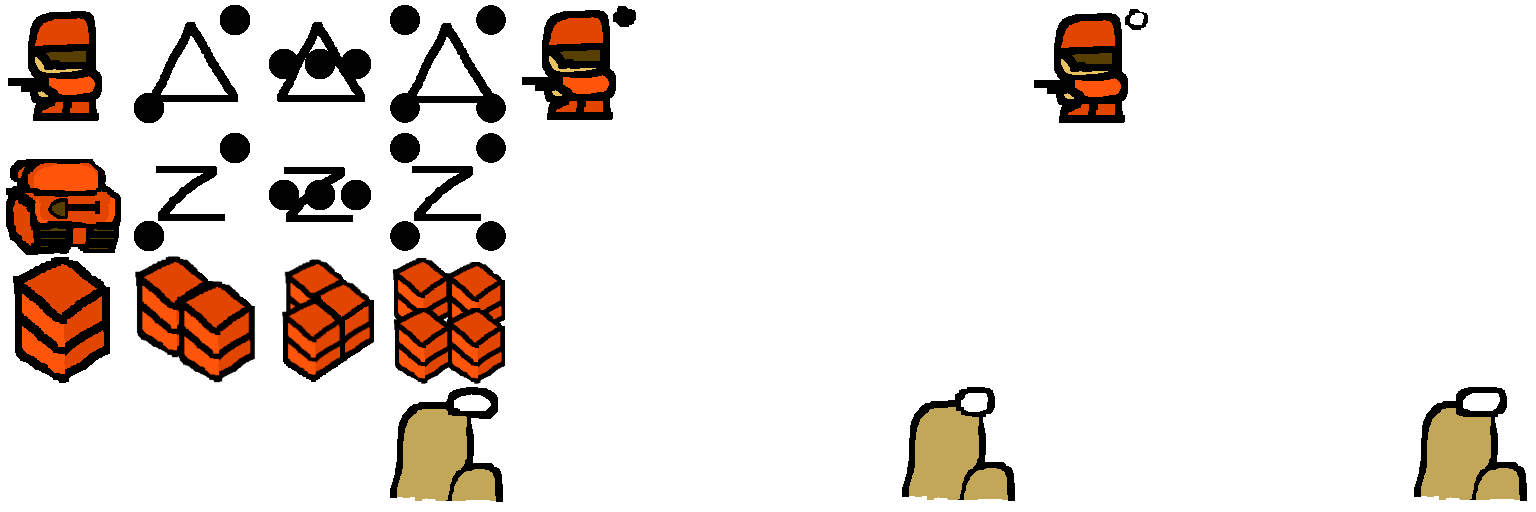
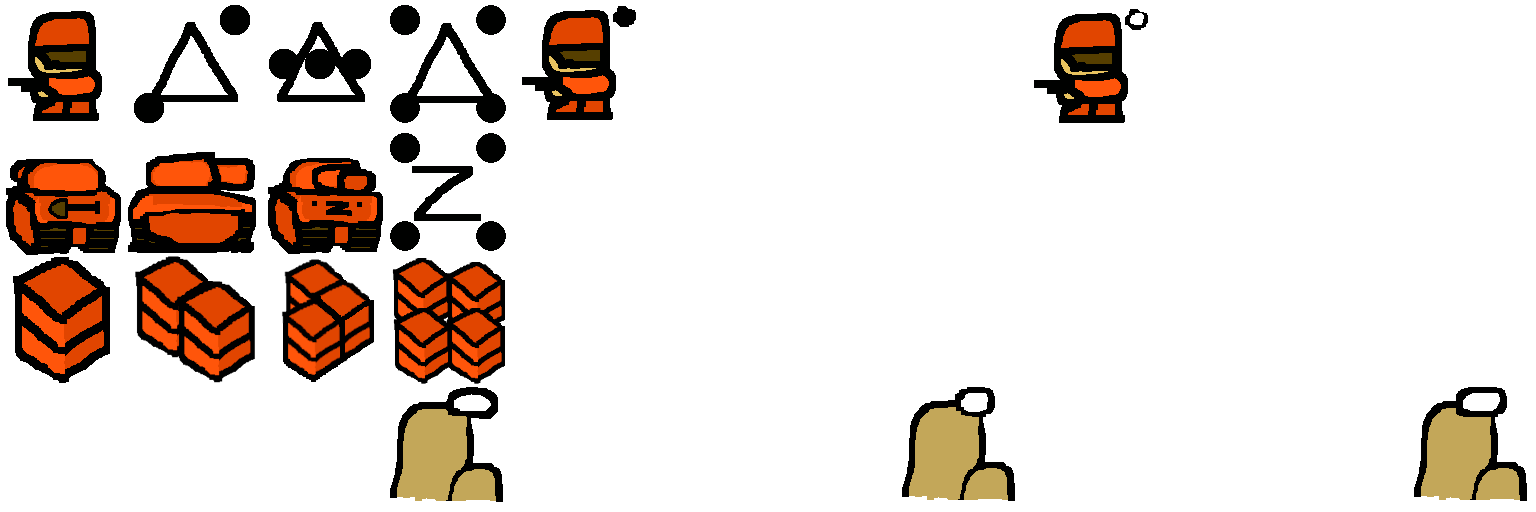
The second w=1536, h=512 image is a revision of the first. Changes to its layers:
added layer "pixel 2-3" above "pixel 2-2" over [268, 158, 383, 254]
added layer "pixel 2-2" above "pixel 2-1" over [128, 152, 256, 253]
hid "Pasted Layer 2-3 count" over [269, 180, 371, 210]
hid "Pasted Layer 2-2 count" over [134, 133, 250, 251]
hid "2-3" over [284, 167, 353, 222]
hid "2-2" over [156, 166, 225, 221]
